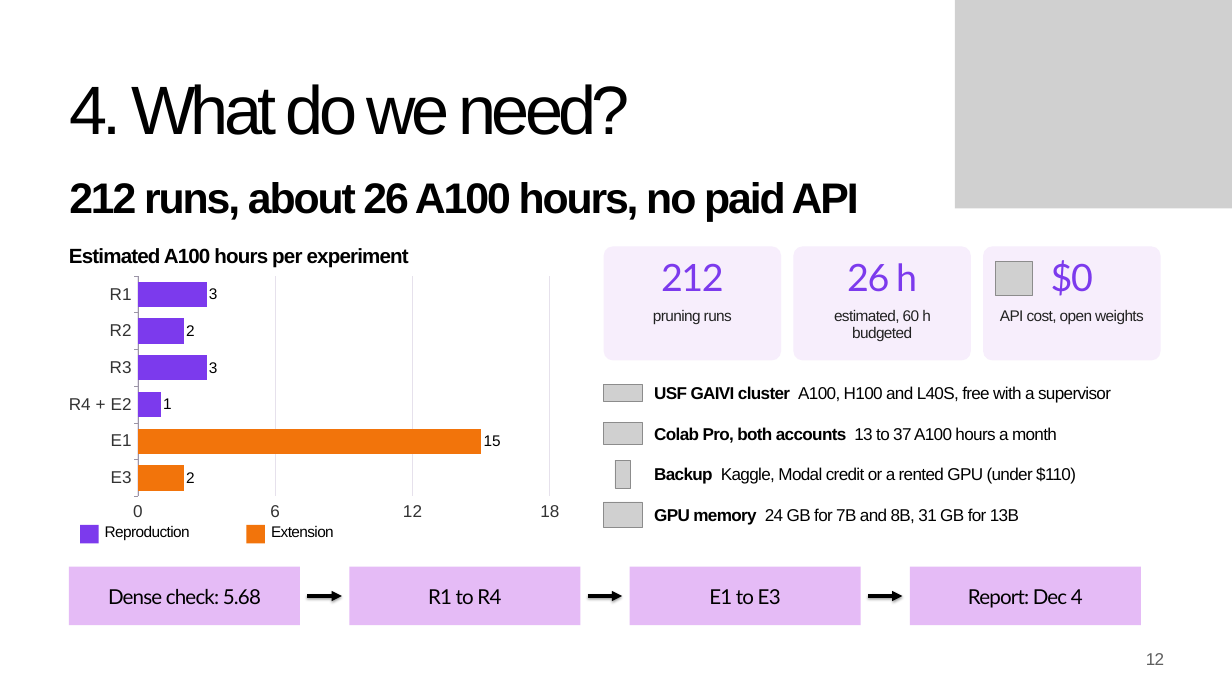
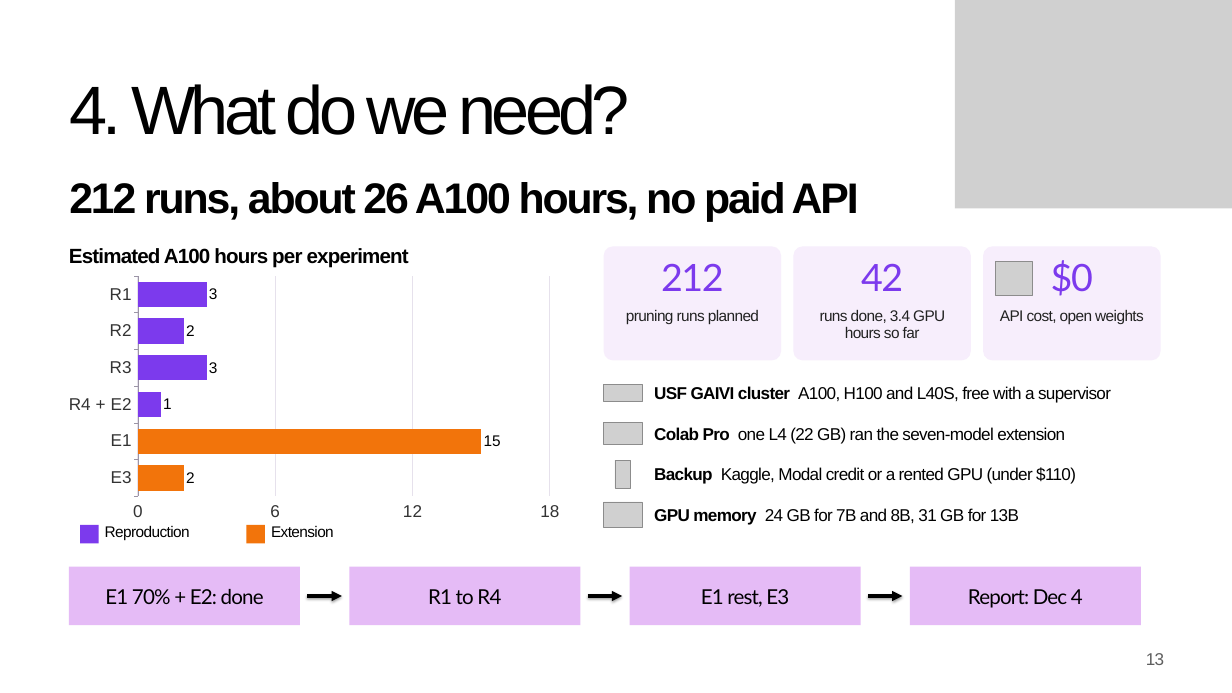
Before and after one commit to khangpt2k6/NLP_CLASS, a slide deck: slide 13 of presentation/ProjectPresentation_TKP-XGHN.pptx (slide 12 before the commit). Drawn at 1232x693 pixels with LibreOffice and Linux fonts; fonts in the diff are those of the drawing; grey boxes stand for pictures; background and template pictures are left out. Boxes give left, top, right and bottom in pixels: in the first picture for what was removed or moved away, otherwise in the second. Text is boxed around its words. In the diff, an @@ line names an element or a change of style, - is before the commit and + after.

```diff
--- a/presentation/ProjectPresentation_TKP-XGHN.pptx
+++ b/presentation/ProjectPresentation_TKP-XGHN.pptx
@@ text at <box>861,263,903,291</box>: text changed @@
-26 h
+42
@@ text at <box>626,310,759,325</box>: text changed @@
-pruning runs
+pruning runs planned
@@ text at <box>820,310,945,338</box>: text changed @@
-estimated, 60 h budgeted
+runs done, 3.4 GPU hours so far
@@ text at <box>654,427,1065,444</box>: text changed; bold off @@
-Colab Pro, both accounts 13 to 37 A100 hours a month
+Colab Pro one L4 (22 GB) ran the seven-model extension
@@ text in rectangle at <box>105,589,264,604</box>: text changed @@
-Dense check: 5.68
+E1 70% + E2: done
@@ text in rectangle at <box>701,589,789,607</box>: text changed @@
-E1 to E3
+E1 rest, E3
@@ text at <box>1146,653,1164,665</box>: text changed @@
-12
+13
```
Also in this commit, not shown: 1 other slide changed, 1 slide added, 2 other files.
